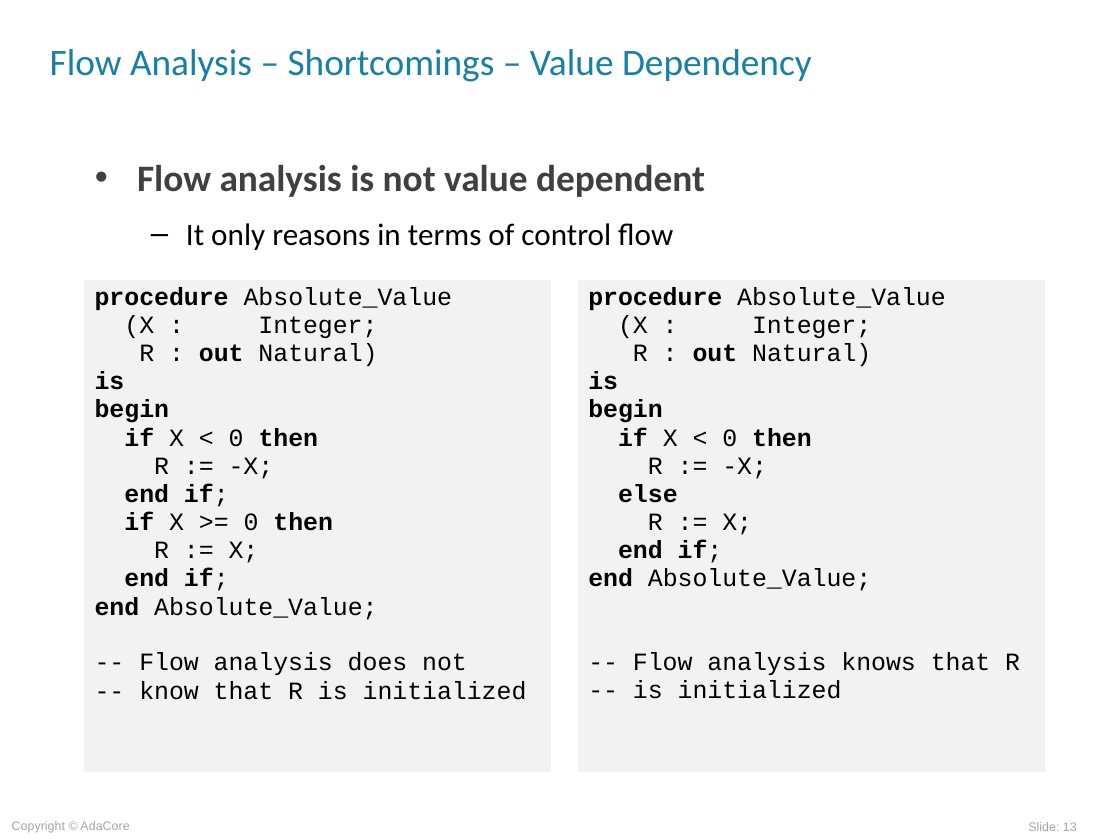
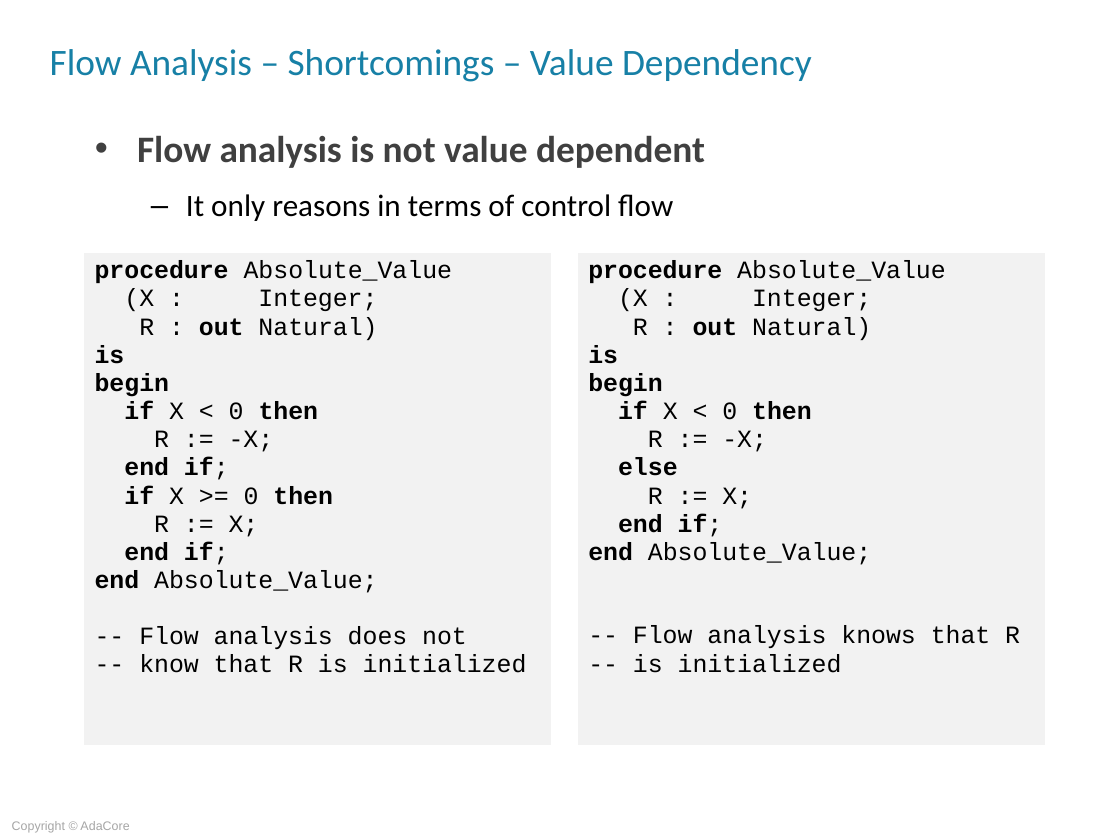
Before and after one commit to AdaCoreU/Courses, a slide deck: slide 13 of lectures/06_SPARK_2014/02_Flow_Analysis/Slides/02_Flow_Analysis.ppt. Drawn at 1120x840 pixels with LibreOffice and Linux fonts; fonts in the diff are those of the drawing; background and template pictures are left out. Boxes give left, top, right and bottom in pixels: in the first picture for what was removed or moved away, otherwise in the second. Text is boxed around its words. In the diff, an @@ line names an element or a change of style, - is before the commit and + after.

Commit message:
Initial commit of SPARK 02_Flow_Analysis (quiz is complete but no audio yet)

```diff
--- a/lectures/06_SPARK_2014/02_Flow_Analysis/Slides/02_Flow_Analysis.ppt
+++ b/lectures/06_SPARK_2014/02_Flow_Analysis/Slides/02_Flow_Analysis.ppt
@@ text "Flow analysis is not value ...": place and size @@
-text "Flow analysis is not value ..." at (137,164,705,250)
+text "Flow analysis is not value ..." at (137,135,705,221)
@@ table: place and size @@
-table at (83,279,551,773)
+table at (83,252,551,746)
@@ table: place and size @@
-table at (577,279,1045,773)
+table at (577,252,1045,746)
@@ page number removed at (1028,822,1077,831) @@
-Slide: 13
```
Also in this commit, not shown: 33 other slides changed, 2 slides added, 2 slides removed, 1 other file.
